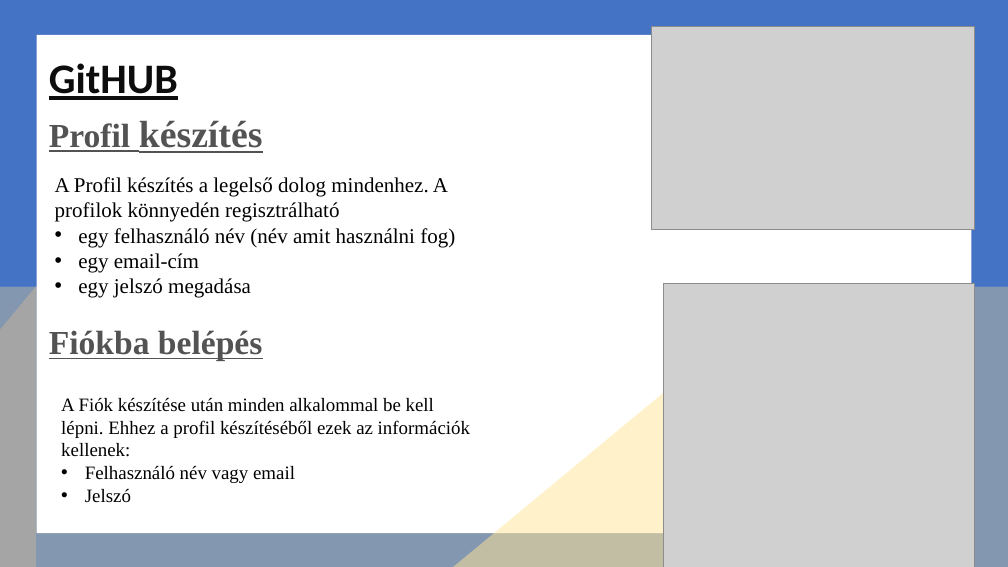
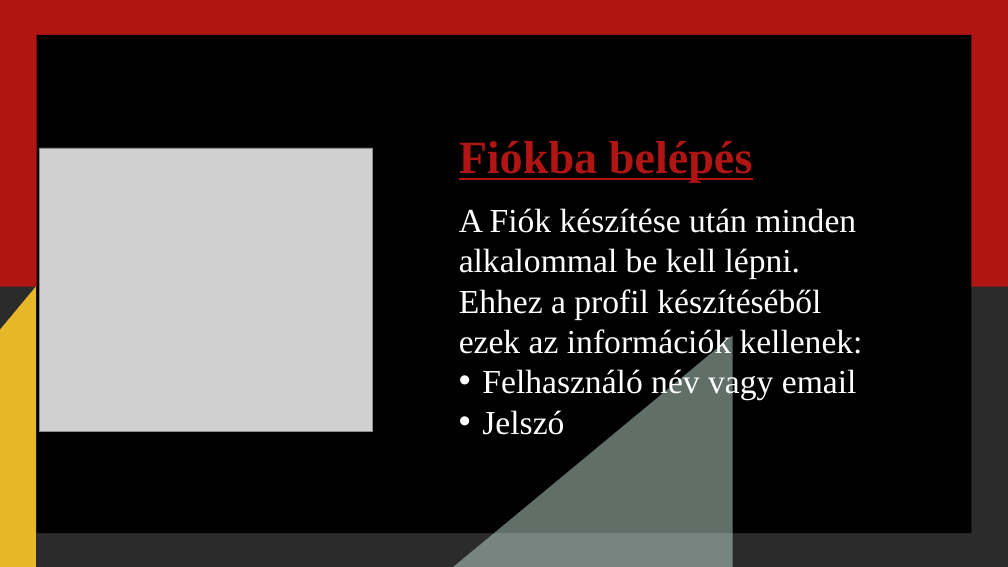
Before and after one commit to stoat315/ikt, a slide deck: slide 2 of GitHUBprezi.pptx (slide 1 before the commit). Drawn at 1008x567 pixels with LibreOffice and Linux fonts; fonts in the diff are those of the drawing; grey boxes stand for pictures; background and template pictures are left out; a plain dark background stands for a picture behind light text. Boxes give left, top, right and bottom in pixels: in the first picture for what was removed or moved away, otherwise in the second. Text is boxed around its words. In the diff, an @@ line names an element or a change of style, - is before the commit and + after.

```diff
--- a/GitHUBprezi.pptx
+++ b/GitHUBprezi.pptx
@@ rectangle at (0,0,1008,287): fill #4472C4 to #B01513 @@
@@ picture removed at (652,26,975,230) @@
@@ rectangle added at (863,0,920,95), fill #B01513 @@
@@ rectangle at (36,35,971,533): fill #FFFFFF to #000000 @@
@@ title removed at (49,63,178,100) @@
-GitHUB
@@ picture: place and size @@
-picture at (663,284,975,567)
+picture at (39,148,373,432)
@@ text removed at (49,120,263,153) @@
-Profil készítés
@@ text "Fiókba belépés": place and size @@
-text "Fiókba belépés" at (49,330,262,361)
+text "Fiókba belépés" at (459,141,753,183)
@@ text "Fiókba belépés" at (459,141,753,183): size 32 to 44 pt, text colour #525252 to #B01513 @@
@@ text removed at (55,177,455,298) @@
-A Profil készítés a legelső dolog mindenhez. A profilok könnyedén regisztrálható
-• egy felhasználó név (név amit használni fog)
-• egy email-cím
-• egy jelszó megadása
@@ text "A Fiók készítése után minden ...": place and size @@
-text "A Fiók készítése után minden ..." at (61,398,470,503)
+text "A Fiók készítése után minden ..." at (459,208,863,435)
@@ text "A Fiók készítése után minden ..." at (459,208,863,435): size 18 to 32 pt, text colour #000000 to #FFFFFF @@
@@ freeform shape at (0,287,36,567): fill #A5A5A5 to #E6B729 @@
@@ freeform shape at (453,335,733,567): fill #FFE699 at 50% opacity to #C3DED3 at 50% opacity @@
```
Also in this commit, not shown: 4 other slides changed, 3 slides added, 1 other file.
